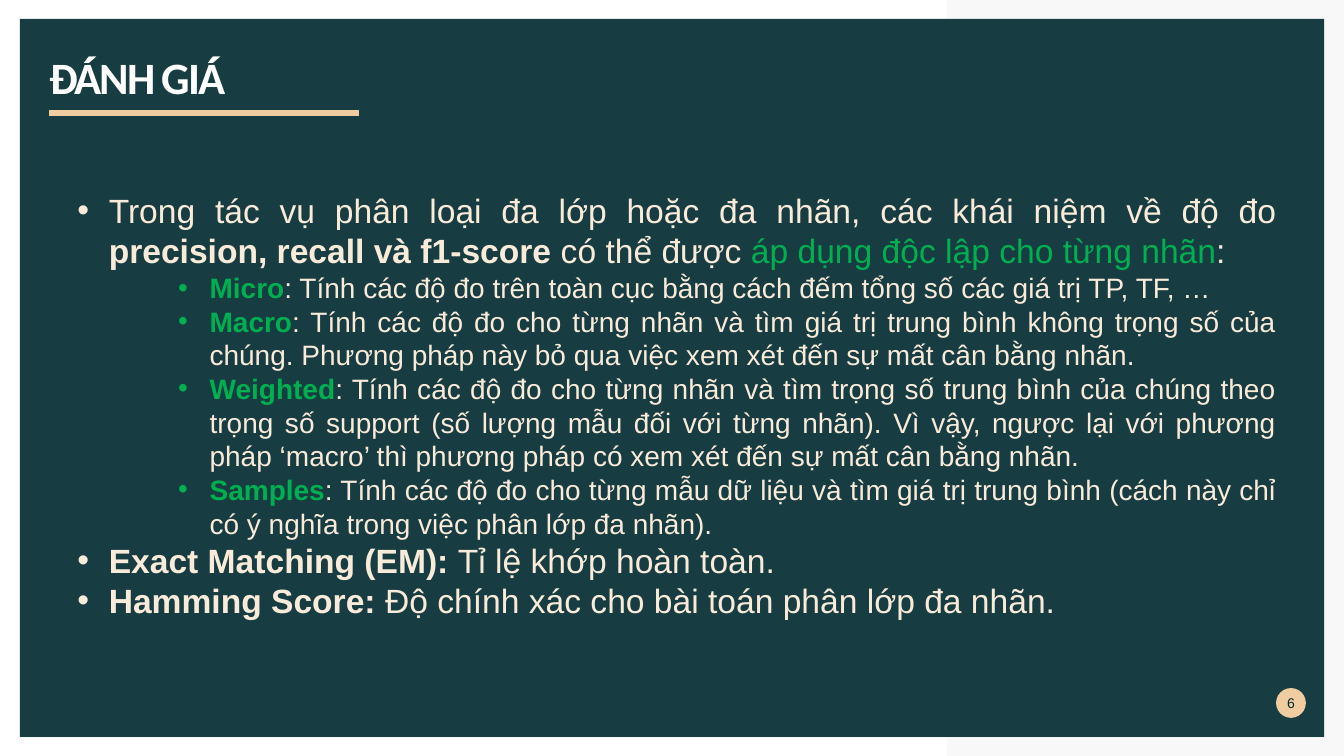
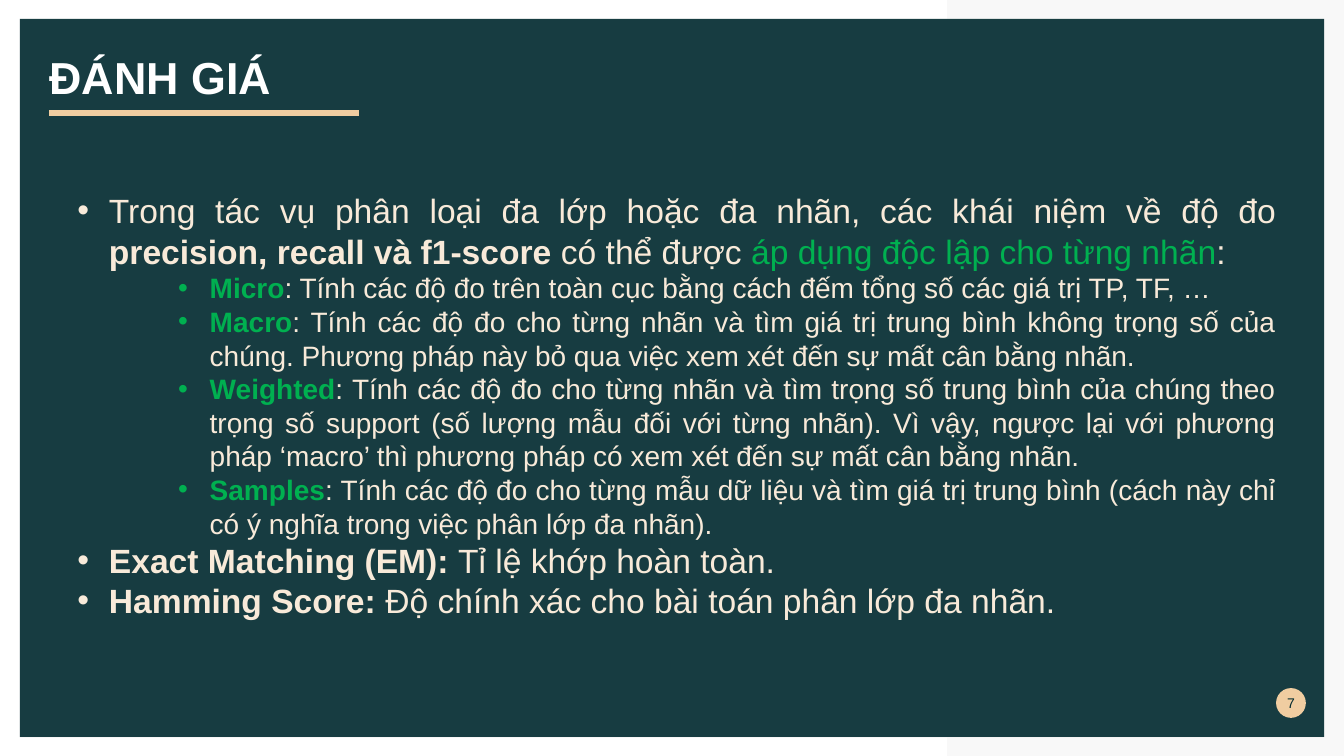
Before and after one commit to 43xquocnguyen/multilabel-job-description-classification, a slide deck: slide 7 of reports/slide.pptx (slide 6 before the commit). Drawn at 1344x756 pixels with LibreOffice and Linux fonts; fonts in the diff are those of the drawing. Boxes give left, top, right and bottom in pixels: in the first picture for what was removed or moved away, otherwise in the second. Text is boxed around its words. In the diff, an @@ line names an element or a change of style, - is before the commit and + after.

```diff
--- a/reports/slide.pptx
+++ b/reports/slide.pptx
@@ title "ĐÁNH GIÁ" at (49, 59, 271, 95): font Calibri to Arial, letter spacing -1.5 to 0 pt @@
@@ text "Trong tác vụ phân loại ..." at (109, 197, 1276, 620): text colour #F9EBD9 to #F8EAD9 @@
@@ page number at (1287, 698, 1295, 708): text changed @@
-6
+7
```
Also in this commit, not shown: 7 other slides changed, 2 slides added, 2 slides removed, 7 other files.
